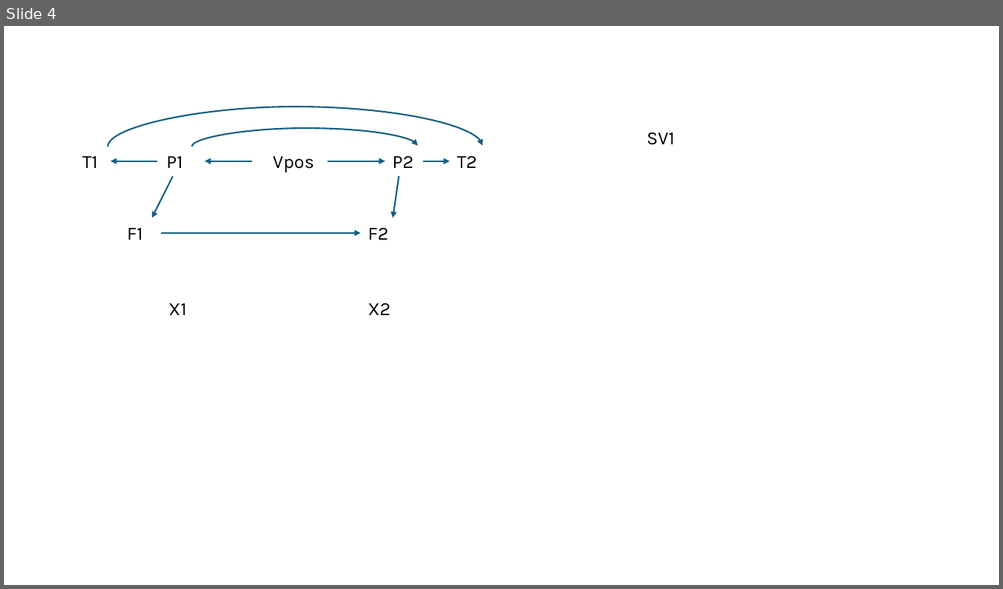
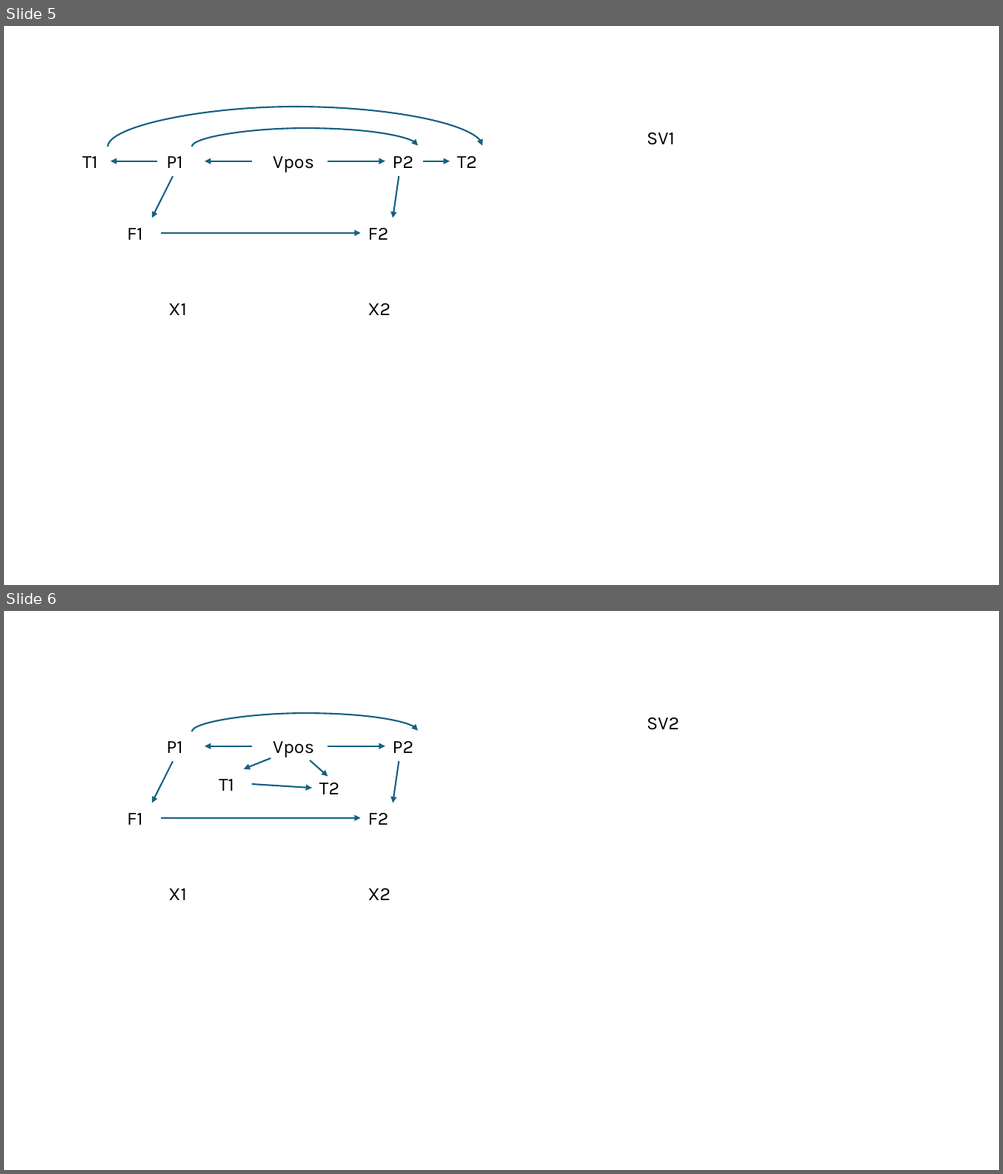
Before and after one commit to bdodd1/CPE440-Project---Graph-generation, a slide deck: Latent Subgraphs.pptx. Shown one above the other, each under a label of ours: slide 4 before the commit, slides 5 and 6 after it. The pictures are 1003x589 and 1003x1174 pixels, drawn with LibreOffice and Linux fonts; fonts in the diff are those of the drawing. Boxes give left, top, right and bottom in pixels: in the first picture for what was removed or moved away, otherwise in the second. Text is boxed around its words. In the diff, an @@ line names an element or a change of style, - is before the commit and + after.

```diff
--- a/Latent Subgraphs.pptx
+++ b/Latent Subgraphs.pptx
@@ slide 6 added at bbox=[4, 611, 999, 1170], background #FFFFFF @@
@@ curved arrow added from (192, 732) to (418, 730), #156082 1.5 pt @@
@@ text added at bbox=[646, 718, 679, 730], 18 pt, text #000000 @@
+SV2
@@ text added at bbox=[166, 741, 182, 753], 18 pt, text #000000 @@
+P1
@@ text added at bbox=[273, 741, 314, 758], 18 pt, text #000000 @@
+Vpos
@@ text added at bbox=[392, 741, 414, 753], 18 pt, text #000000 @@
+P2
@@ arrow added from (173, 762) to (152, 803), #156082 1.5 pt @@
@@ arrow added from (252, 746) to (205, 746), #156082 1.5 pt @@
@@ arrow added from (270, 758) to (244, 769), #156082 1.5 pt @@
@@ arrow added from (310, 760) to (328, 777), #156082 1.5 pt @@
@@ arrow added from (328, 746) to (385, 746), #156082 1.5 pt @@
@@ arrow added from (398, 762) to (392, 803), #156082 1.5 pt @@
@@ text added at bbox=[219, 779, 234, 791], 18 pt, text #000000 @@
+T1
@@ arrow added from (252, 784) to (312, 788), #156082 1.5 pt @@
@@ text added at bbox=[319, 783, 339, 795], 18 pt, text #000000 @@
+T2
@@ text added at bbox=[127, 813, 142, 825], 18 pt, text #000000 @@
+F1
@@ arrow added from (162, 818) to (361, 818), #156082 1.5 pt @@
@@ text added at bbox=[368, 813, 389, 825], 18 pt, text #000000 @@
+F2
@@ text added at bbox=[168, 889, 186, 900], 18 pt, text #000000 @@
+X1
@@ text added at bbox=[368, 889, 391, 900], 18 pt, text #000000 @@
+X2
@@ what was slide 4 is now slide 5 @@
```
Also in this commit, not shown: 1 other slide added, 12 other files.
